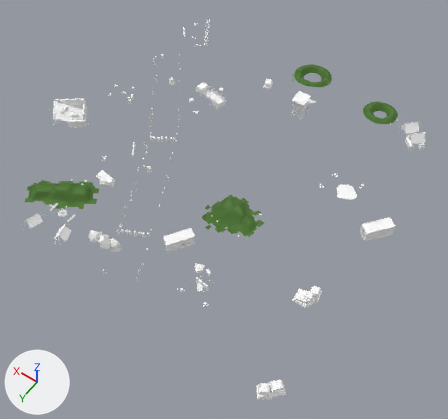
One commit to the glTF model assets/models/outdoor/outdoor_03.glb: the scene before it, then after it.
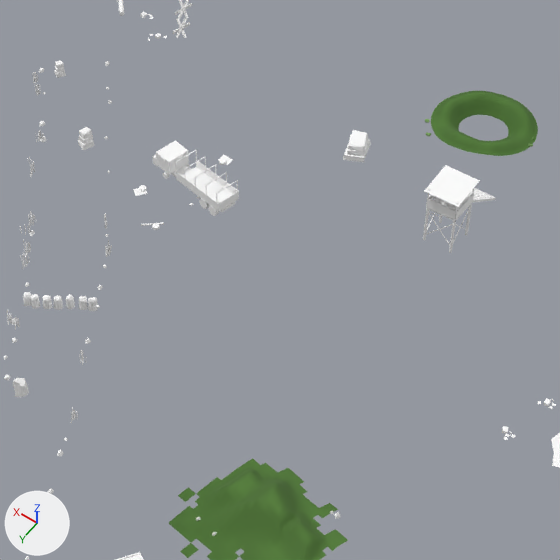
There are two pictures of each version: one whole from a 50 mm camera at (-53.0, 82.4, 104.7) aimed at (-2.7, 12.0, -6.0), one close up on the part from 32% to 76% of the width and 8% to 55% of the height. The lights are fixed; the arrows at lower left show +X, +Y and +Z. The older version's two pictures come first. Vertices at exactly the same position are counted once.

The first close-up shows 'gas_station_town'.
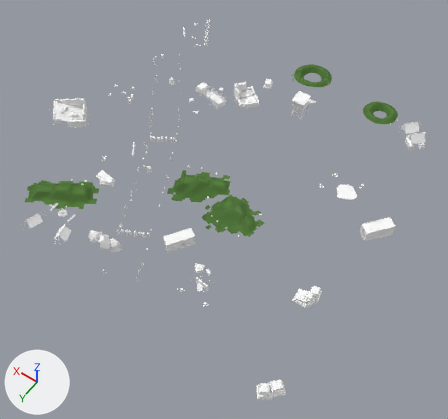
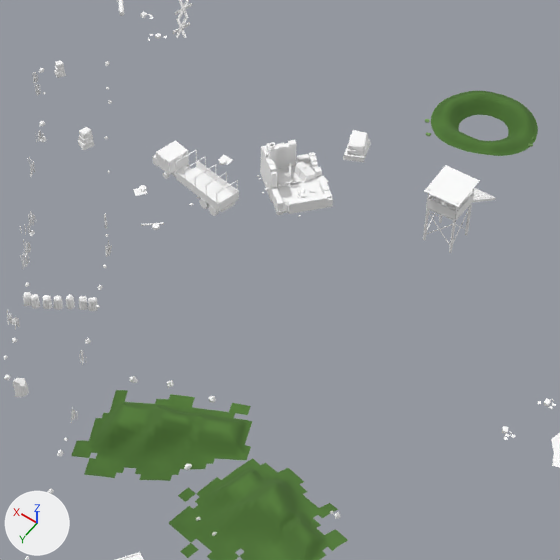
Edits to the scene script, one JSON object a line:
```json
{"block": "me_gas_station_town", "where": "# used by ob_gas_station_town; location = (0.0, 0.0, 0.0)"}
{"op": "remove", "block": "me_gas_station_town", "code": "me_gas_station_town.from_pydata(...)  # 12386 vertices, 18600 faces; spans x -38.2..43.5, y -38.1..46.4, z -4.0..6.8"}
{"op": "add", "block": "me_gas_station_town", "code": "me_gas_station_town.from_pydata(...)  # 13593 vertices, 20532 faces; spans x -38.2..43.5, y -38.1..46.4, z -4.0..6.8"}
{"block": "me_gas_station_town", "change": "me_gas_station_town part 1: the loose piece of 8 vertices spanning x 17.5..18.6, y -16.4..-15.5, z -0.9..-0.8 is copied, and the copy is multiplied about its middle by the matrix ((-0.496, 0.612, -0.107), (-0.622, -0.486, 0.098), (0.01, 0.144, 0.782)), then moved by (-6.5, 0.5, 1.3); it spans x 11.0..12.0, y -16.0..-14.9, z 0.5..0.6"}
{"block": "me_gas_station_town", "change": "me_gas_station_town part 2: 722 vertices added at x 6.3..14.2, y -19.7..-11.9, z -0.4..3.9"}
{"block": "me_gas_station_town", "change": "me_gas_station_town part 3: 421 vertices added at x -4.3..9.2, y 7.6..18.9, z -2.4..1.3"}
{"block": "me_gas_station_town", "change": "other edits to the shape of me_gas_station_town do not show in these pictures"}
```

Boxes (x1, y1, x2, y2) around the edits, measured in the close-ups (560 x 560 px):
```json
{"part": 1, "of": "me_gas_station_town", "change": "added", "after": [277, 177, 288, 183]}
{"part": 2, "of": "me_gas_station_town", "change": "added", "after": [257, 140, 333, 217]}
{"part": 3, "of": "me_gas_station_town", "change": "added", "after": [72, 376, 252, 481], "on screen": "green"}
```
